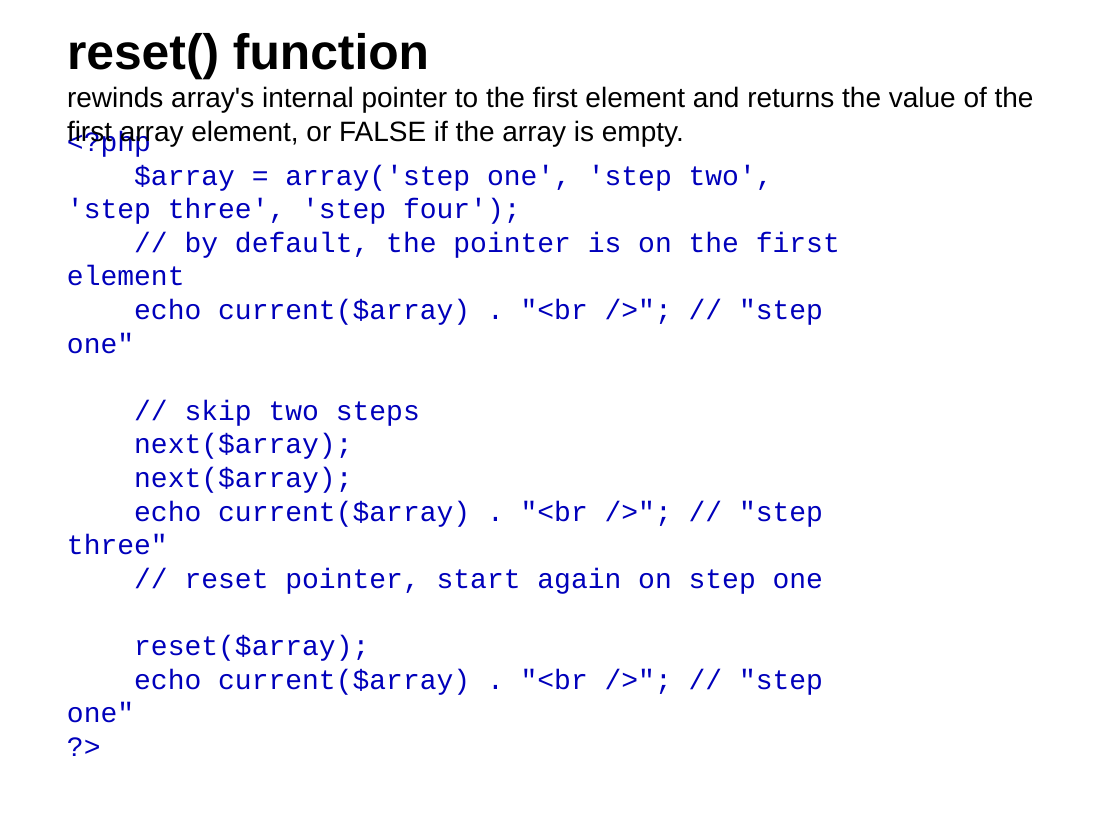
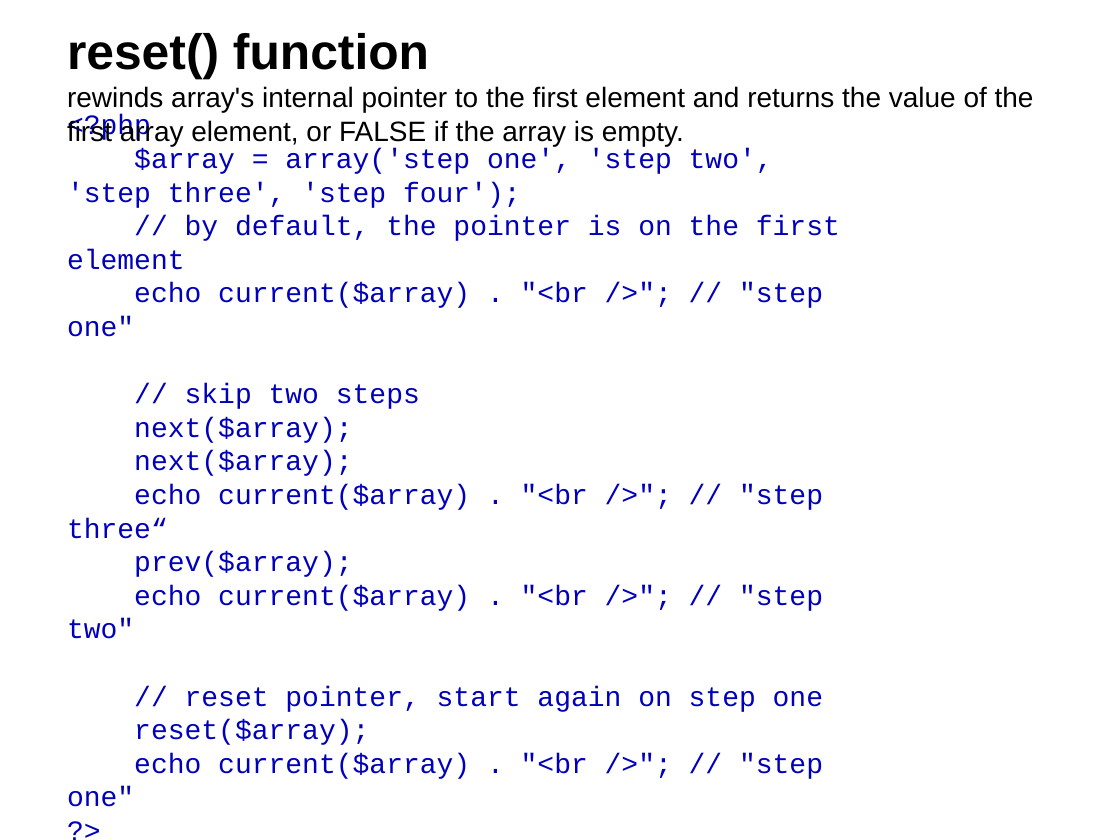
Before and after one commit to pingovn/pingo-php-basic-02, a slide deck: slide 35 of slides/Pingo - PHP Basics - Arrays.pptx. Drawn at 1120x840 pixels with LibreOffice and Linux fonts; fonts in the diff are those of the drawing; background and template pictures are left out. Boxes give left, top, right and bottom in pixels: in the first picture for what was removed or moved away, otherwise in the second. Text is boxed around its words. In the diff, an @@ line names an element or a change of style, - is before the commit and + after.

Commit message:
Add Slide Statements

```diff
--- a/slides/Pingo - PHP Basics - Arrays.pptx
+++ b/slides/Pingo - PHP Basics - Arrays.pptx
@@ text at (67, 484, 823, 639): text changed @@
-echo current($array) . "<br />"; // "step three"
+echo current($array) . "<br />"; // "step three“
+prev($array);
+echo current($array) . "<br />"; // "step two"
```
Also in this commit, not shown: 1 other file.
